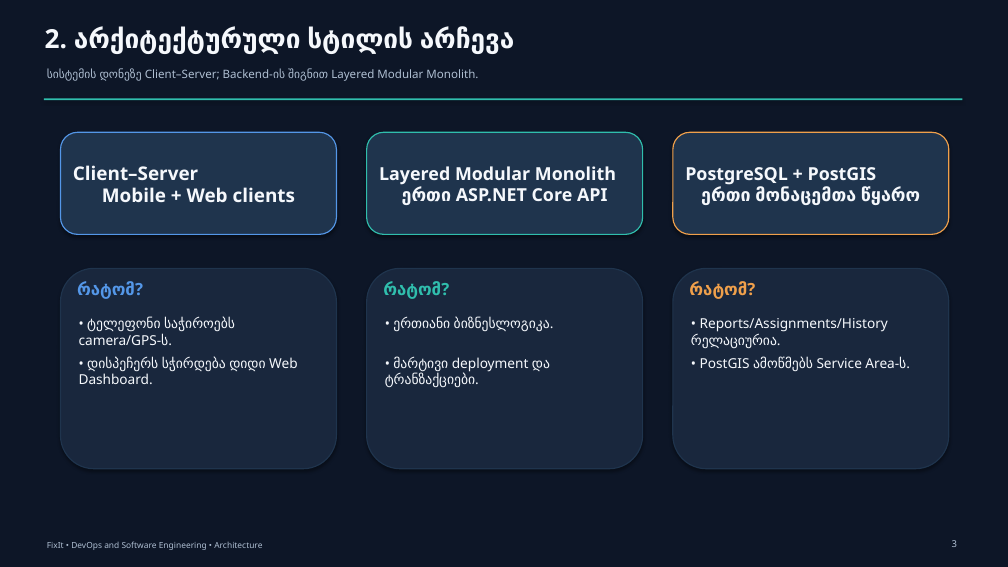
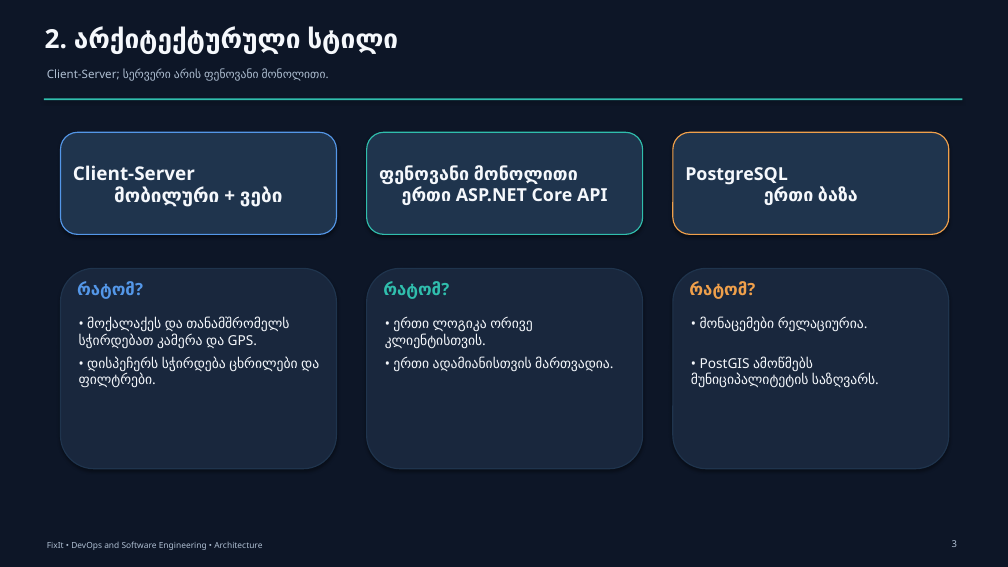
Before and after one commit to gigigiorgadze10/fixit, a slide deck: slide 3 of docs/FixIt-Architecture.pptx. Drawn at 1008x567 pixels with LibreOffice and Linux fonts; fonts in the diff are those of the drawing. Boxes give left, top, right and bottom in pixels: in the first picture for what was removed or moved away, otherwise in the second. Text is boxed around its words. In the diff, an @@ line names an element or a change of style, - is before the commit and + after.

```diff
--- a/docs/FixIt-Architecture.pptx
+++ b/docs/FixIt-Architecture.pptx
@@ text at (45,28,398,54): text changed @@
-2. არქიტექტურული სტილის არჩევა
+2. არქიტექტურული სტილი
@@ text at (47,68,326,80): text changed @@
-სისტემის დონეზე Client–Server; Backend-ის შიგნით Layered Modular Monolith.
+Client-Server; სერვერი არის ფენოვანი მონოლითი.
@@ text in rounded rectangle at (73,165,282,207): text changed @@
-Client–Server
-Mobile + Web clients
+Client-Server
+მობილური + ვები
@@ text in rounded rectangle at (379,166,608,205): text changed @@
-Layered Modular Monolith
-ერთი ASP.NET Core API
+ფენოვანი მონოლითი
+ერთი ASP.NET Core API
@@ text in rounded rectangle at (685,167,858,205): text changed @@
-PostgreSQL + PostGIS
-ერთი მონაცემთა წყარო
+PostgreSQL
+ერთი ბაზა
@@ text at (79,317,289,348): text changed @@
-• ტელეფონი საჭიროებს camera/GPS-ს.
+• მოქალაქეს და თანამშრომელს სჭირდებათ კამერა და GPS.
@@ text at (385,317,533,348): text changed @@
-• ერთიანი ბიზნესლოგიკა.
+• ერთი ლოგიკა ორივე კლიენტისთვის.
@@ text at (700,317,864,331): text changed @@
-• Reports/Assignments/History რელაციურია.
+• მონაცემები რელაციურია.
@@ text at (79,357,319,387): text changed @@
-• დისპეჩერს სჭირდება დიდი Web Dashboard.
+• დისპეჩერს სჭირდება ცხრილები და ფილტრები.
@@ text at (393,357,610,371): text changed @@
-• მარტივი deployment და ტრანზაქციები.
+• ერთი ადამიანისთვის მართვადია.
@@ text at (691,357,875,387): text changed @@
-• PostGIS ამოწმებს Service Area-ს.
+• PostGIS ამოწმებს მუნიციპალიტეტის საზღვარს.
```
Also in this commit, not shown: 3 other slides changed, 4 slides added, 6 slides removed.
